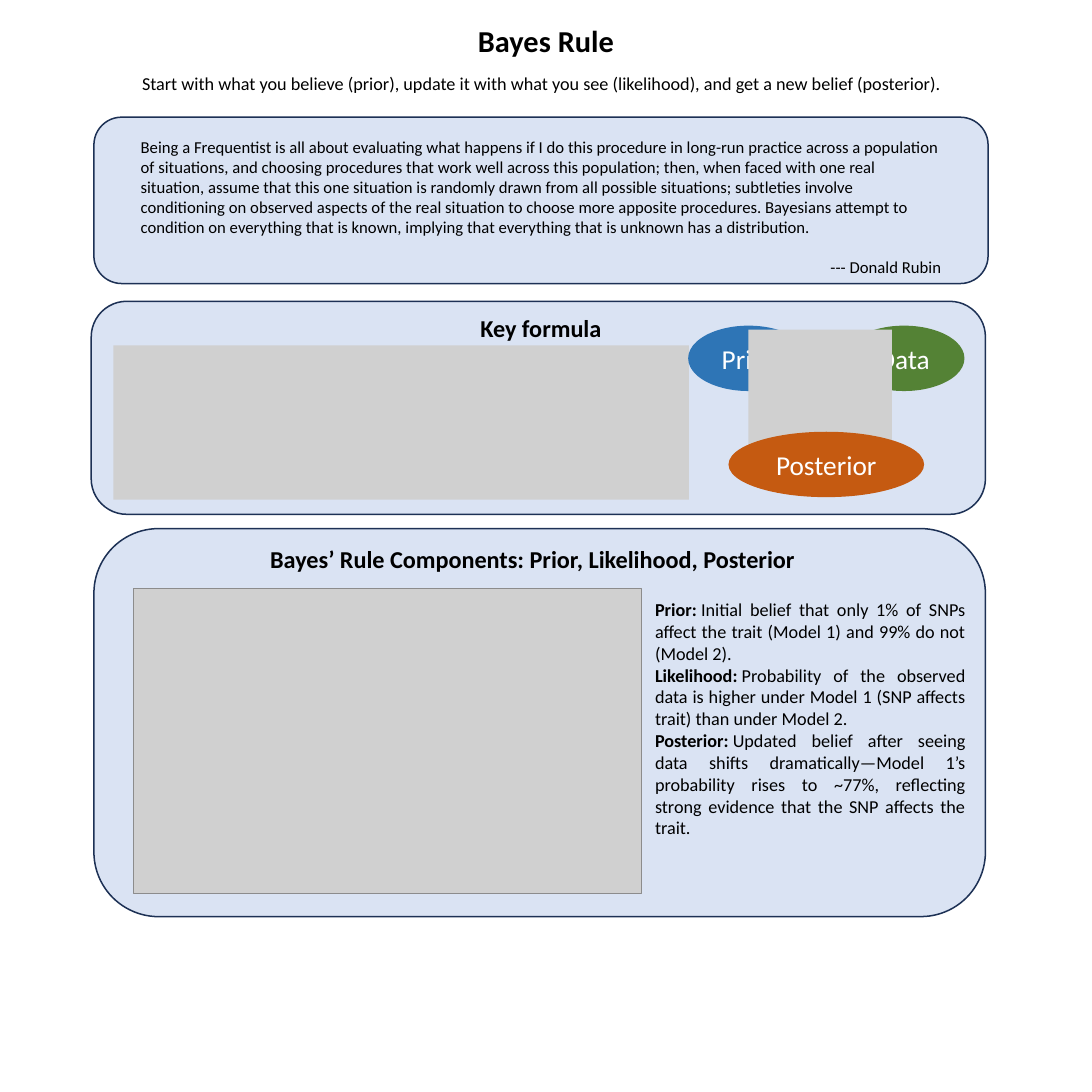
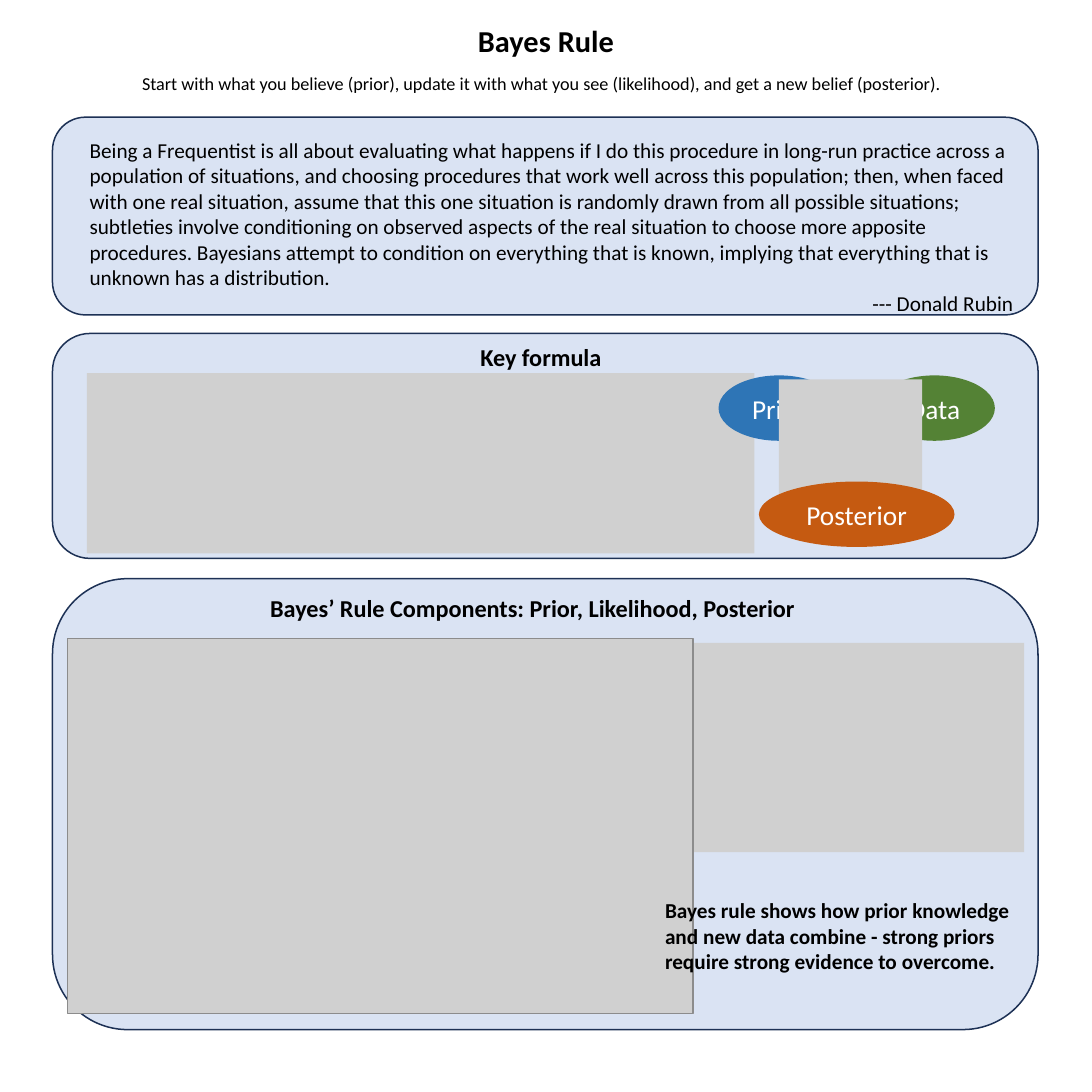
Before and after one commit to StatFunGen/statgen-prerequisites, a slide deck: slide 22 of graphical_summary/slides.pptx. Drawn at 1092x1092 pixels with LibreOffice and Linux fonts; fonts in the diff are those of the drawing; grey boxes stand for pictures. Boxes give left, top, right and bottom in pixels: in the first picture for what was removed or moved away, otherwise in the second. Text is boxed around its words. In the diff, an @@ line names an element or a change of style, - is before the commit and + after.

Commit message:
update likelihood and Bayesian

```diff
--- a/graphical_summary/slides.pptx
+++ b/graphical_summary/slides.pptx
@@ rounded rectangle: place and size @@
-rounded rectangle at <box>94,117,988,283</box>
+rounded rectangle at <box>52,117,1038,314</box>
@@ text "Being a Frequentist is all ...": place and size @@
-text "Being a Frequentist is all ..." at <box>141,141,941,273</box>
+text "Being a Frequentist is all ..." at <box>90,143,1013,316</box>
@@ text "Being a Frequentist is all ..." at <box>90,143,1013,316</box>: size 11 to 14 pt @@
@@ rounded rectangle: place and size @@
-rounded rectangle at <box>92,301,986,514</box>
+rounded rectangle at <box>52,333,1038,558</box>
@@ text "Key formula": place and size @@
-text "Key formula" at <box>480,320,601,341</box>
+text "Key formula" at <box>480,349,601,370</box>
@@ picture: place and size @@
-picture at <box>114,345,689,499</box>
+picture at <box>87,373,755,554</box>
@@ 3 ellipses, 1 picture: place and size @@
-3 ellipses, 1 picture at <box>689,327,963,497</box>
+3 ellipses, 1 picture at <box>720,377,994,547</box>
@@ rounded rectangle: place and size @@
-rounded rectangle at <box>94,529,985,916</box>
+rounded rectangle at <box>52,579,1038,1030</box>
@@ text "Bayes’ Rule Components: Prior, Likelihood, ...": place and size @@
-text "Bayes’ Rule Components: Prior, Likelihood, ..." at <box>270,550,794,572</box>
+text "Bayes’ Rule Components: Prior, Likelihood, ..." at <box>270,599,794,621</box>
@@ text removed at <box>655,603,966,834</box> @@
-• Prior: Initial belief that only 1% of SNPs affect the trait (Model 1) and 99% do not (Model 2).
-• Likelihood: Probability of the observed data is higher under Model 1 (SNP affects trait) than under Model 2.
-• Posterior: Updated belief after seeing data shifts dramatically—Model 1’s probability rises to ~77%, reflecting strong evidence that the SNP affects the trait.
@@ picture: place and size @@
-picture at <box>133,589,642,894</box>
+picture at <box>68,638,692,1012</box>
@@ picture added at <box>624,643,1024,853</box> @@
@@ text added at <box>665,901,1009,976</box>, 14 pt, text #000000, bold @@
+Bayes rule shows how prior knowledge and new data combine - strong priors require strong evidence to overcome.
```
Also in this commit, not shown: 1 other slide changed, 10 other files.
